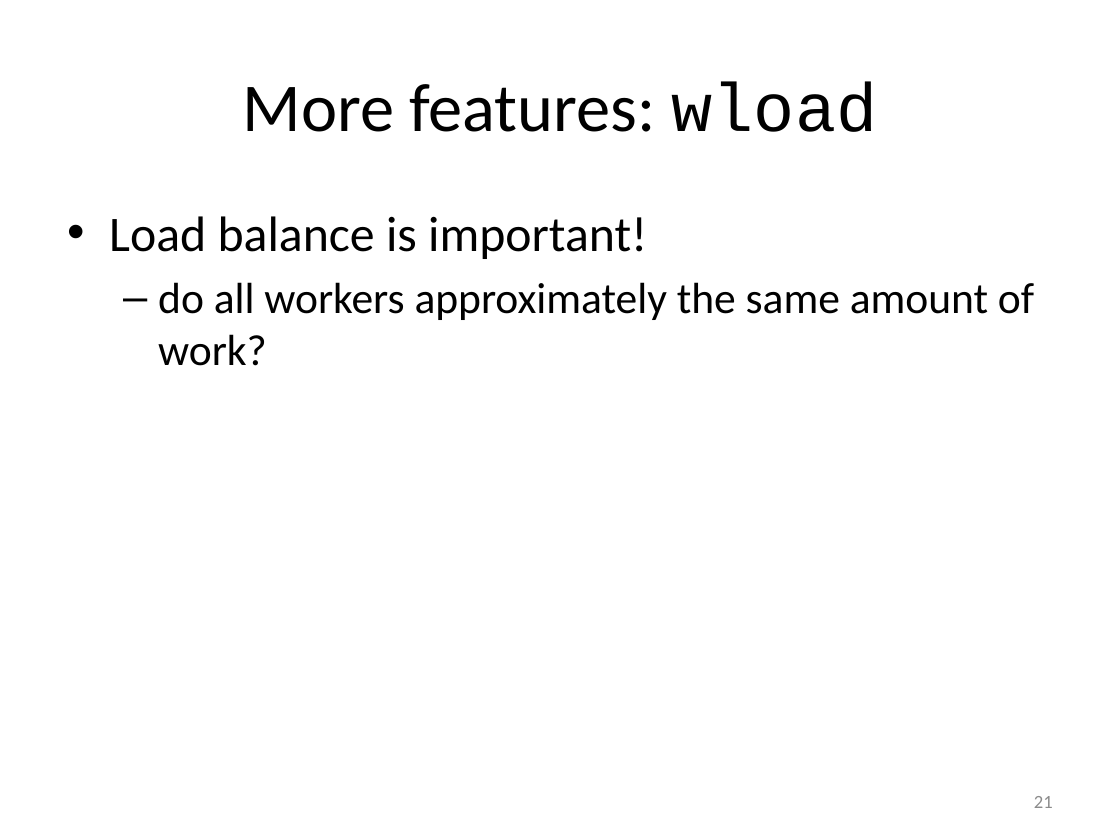
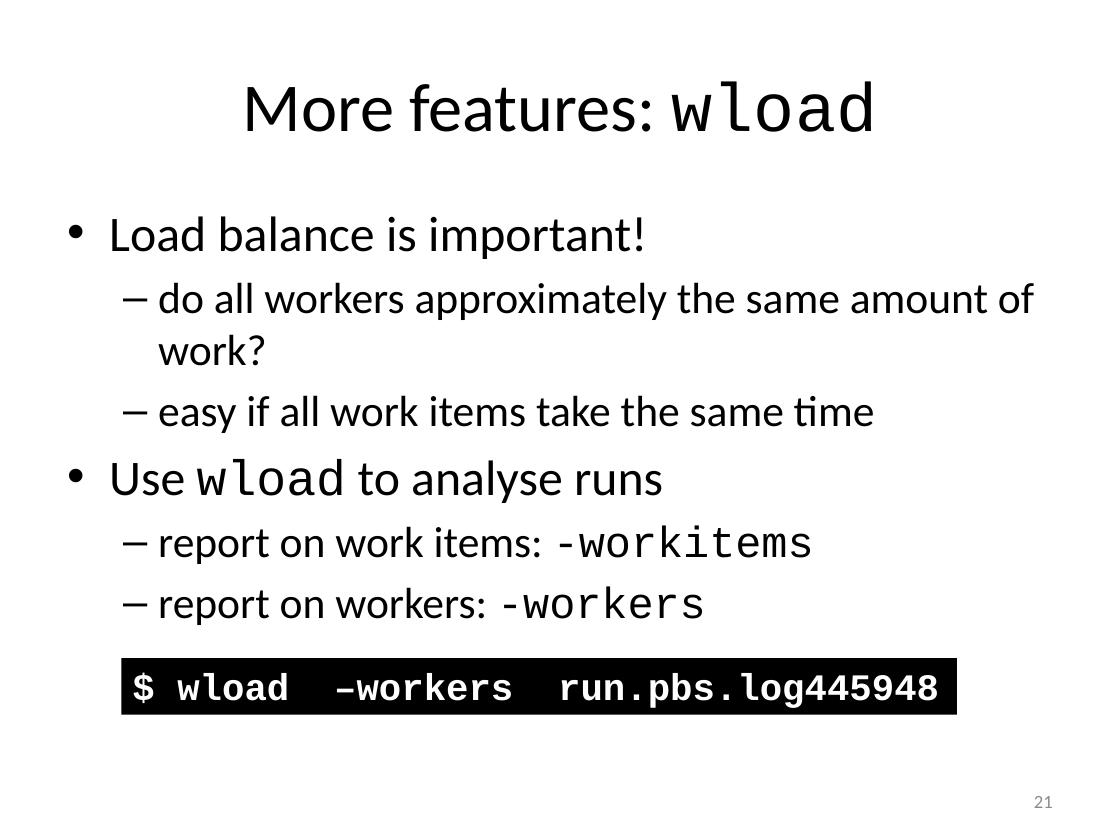
Before and after one commit to gjbex/worker, a slide deck: slide 21 of doc/worker.pptx. Drawn at 1120x840 pixels with LibreOffice and Linux fonts; fonts in the diff are those of the drawing. Boxes give left, top, right and bottom in pixels: in the first picture for what was removed or moved away, otherwise in the second. Text is boxed around its words. In the diff, an @@ line names an element or a change of style, - is before the commit and + after.

```diff
--- a/doc/worker.pptx
+++ b/doc/worker.pptx
@@ text at box(109, 395, 875, 625): paragraphs added @@
+  – easy if all work items take the same time
+• Use wload to analyse runs
+  – report on work items: -workitems
+  – report on workers: -workers
@@ rectangle added at box(121, 659, 956, 715), fill #000000, 24 pt, text #FFFFFF, bold @@
+$ wload –workers run.pbs.log445948
```
Also in this commit, not shown: 4 other slides changed, 1 slide added.
